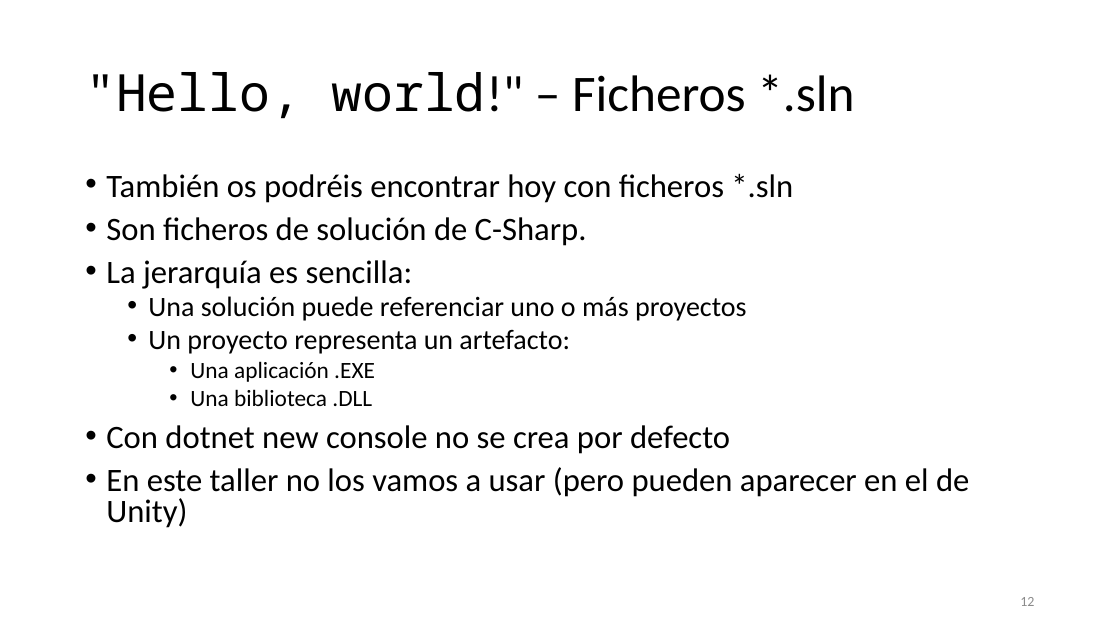
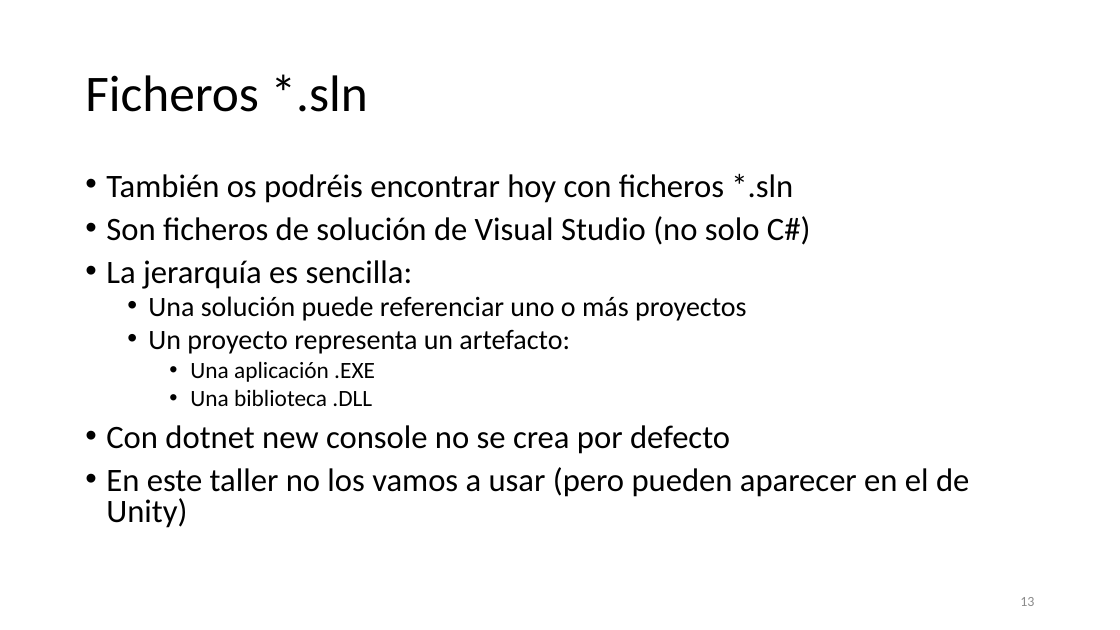
Before and after one commit to SergioLuis/hour-of-code-uva-2021, a slide deck: slide 13 of slides.pptx (slide 12 before the commit). Drawn at 1120x630 pixels with LibreOffice and Linux fonts; fonts in the diff are those of the drawing. Boxes give left, top, right and bottom in pixels: in the first picture for what was removed or moved away, otherwise in the second. Text is boxed around its words. In the diff, an @@ line names an element or a change of style, - is before the commit and + after.

```diff
--- a/slides.pptx
+++ b/slides.pptx
@@ title at [85, 74, 368, 112]: text changed @@
-"Hello, world!" – Ficheros *.sln
+Ficheros *.sln
@@ text at [106, 216, 811, 245]: text changed @@
-• Son ficheros de solución de C-Sharp.
+• Son ficheros de solución de Visual Studio (no solo C#)
```
Also in this commit, not shown: 7 other slides changed, 14 slides added, 1 other file.
